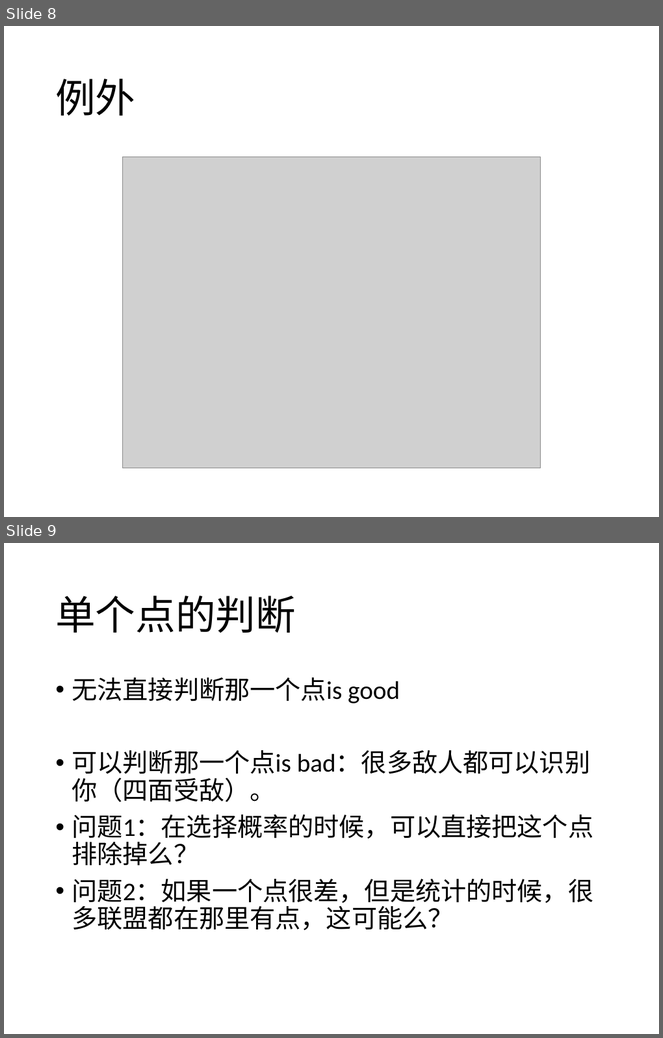
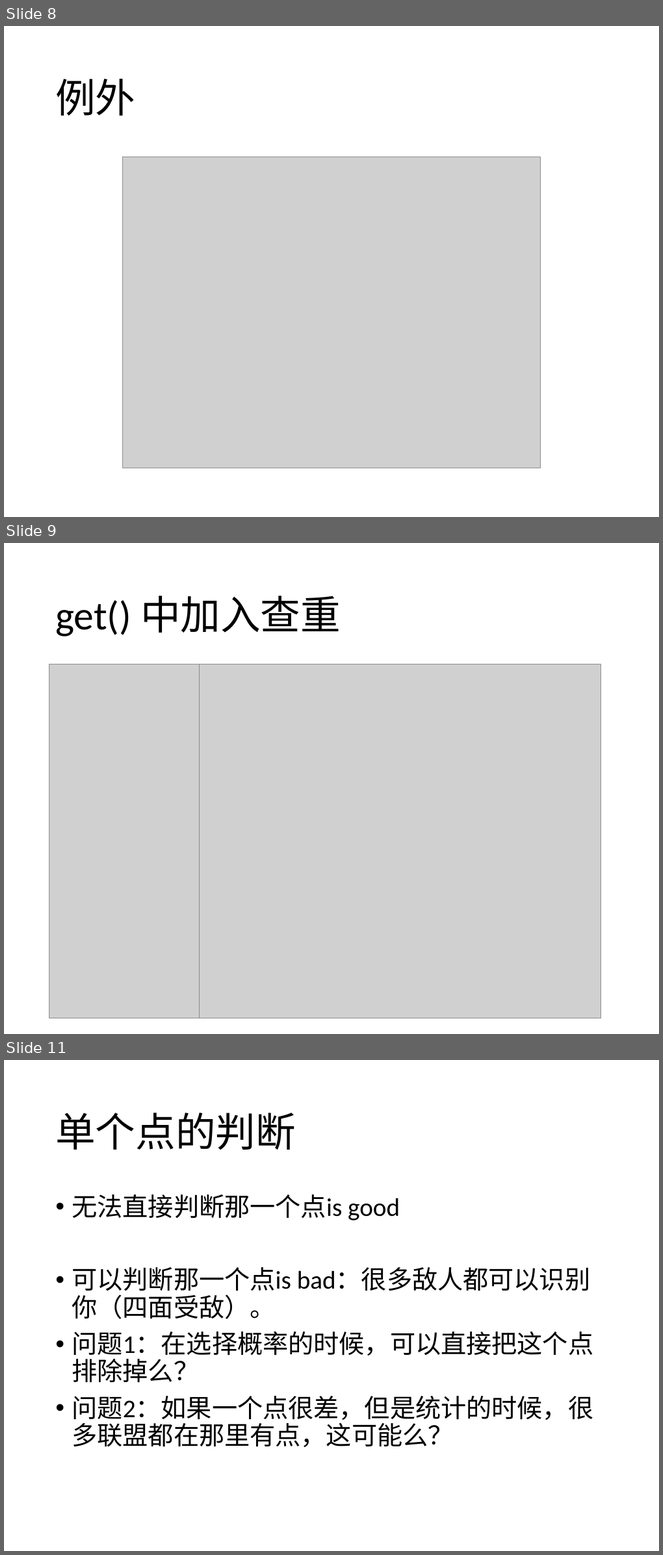
Before and after one commit to caitaozhan/CoalitionFormationInGames, a slide deck: version_0.2.pptx. Shown one above the other, each under a label of ours: slides 8 and 9 before the commit, slides 8, 9 and 11 after it; the slides between them are not shown. The pictures are 663x1038 and 663x1555 pixels, drawn with LibreOffice and Linux fonts; fonts in the diff are those of the drawing; grey boxes stand for pictures. Boxes give left, top, right and bottom in pixels: in the first picture for what was removed or moved away, otherwise in the second. Text is boxed around its words. In the diff, an @@ line names an element or a change of style, - is before the commit and + after.

```diff
--- a/version_0.2.pptx
+++ b/version_0.2.pptx
@@ slide 9 added at <box>4,543,659,1034</box>, background #FFFFFF @@
@@ title added at <box>55,596,341,637</box>, 44 pt, text #000000 @@
+get() 中加入查重
@@ picture added at <box>50,664,439,1019</box> @@
@@ picture added at <box>199,664,601,1019</box> @@
@@ what was slide 9 is now slide 11 @@
```
Also in this commit, not shown: 1 other slide added, 36 other files.
